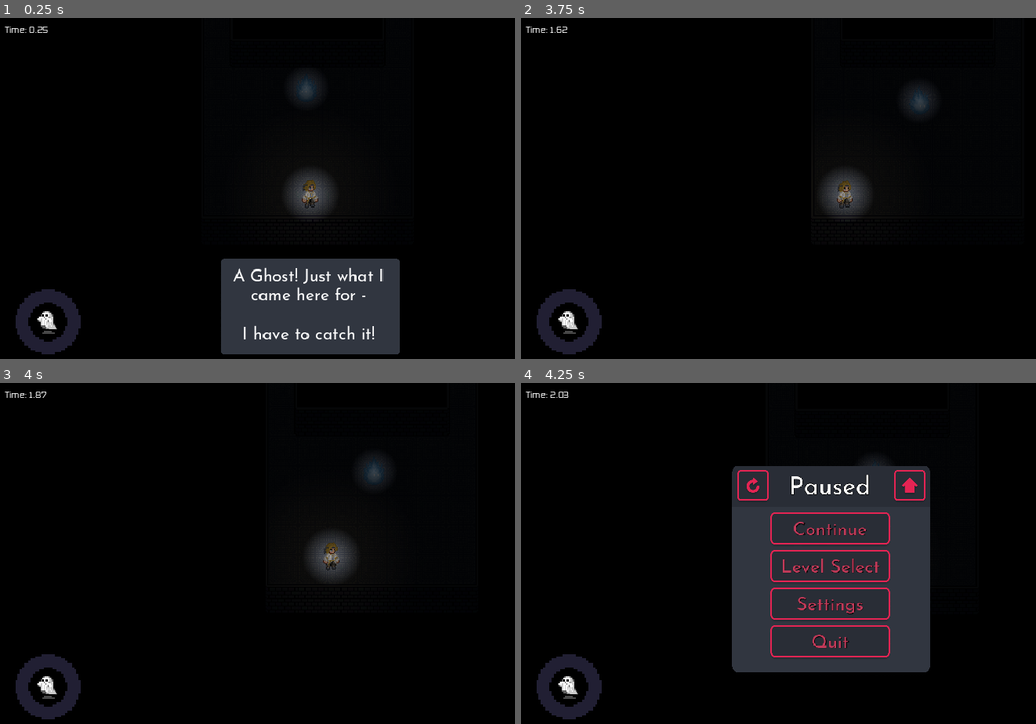
Above: before the commit, frames 1-4 (two rows, left to right).
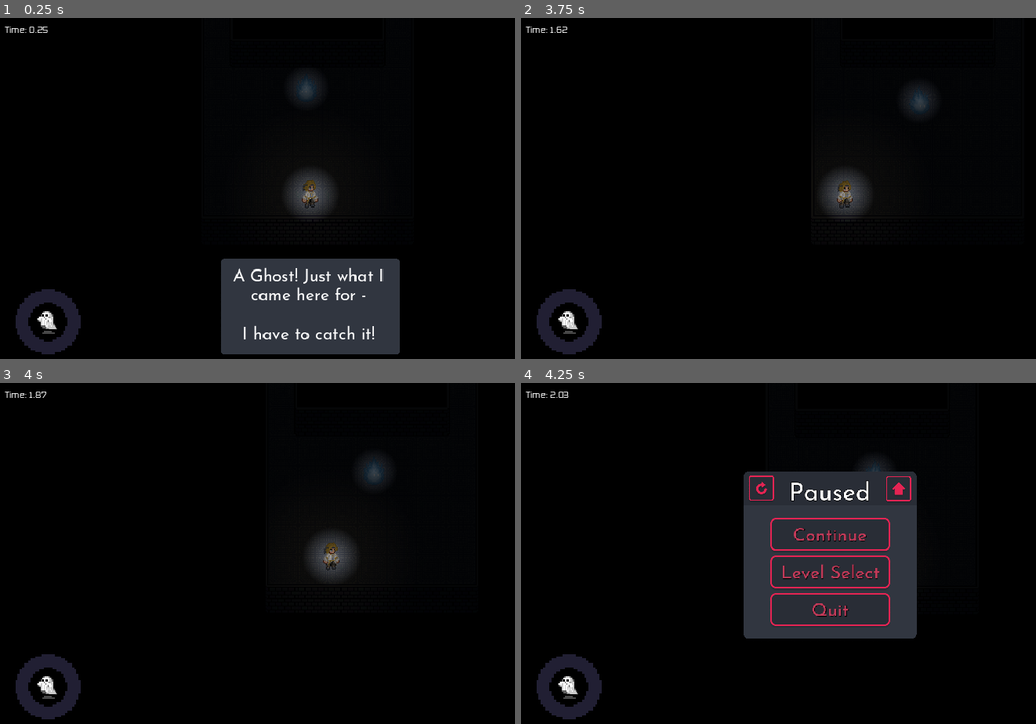
Above: after the commit, the same moments.

Repository: junyynyyn/Summer-Jam-2024
Game: Godot game, scene res://Scenes/Levels/Level1.tscn
Two runs of this game, one before a commit and one after it. Both use one fixed random seed, a clock stepped at 60 frames per second and the inputs below. This scene is started directly instead of the project's main scene.
Inputs (mouse positions are in pixels of both pictures, inside the frame that each line leads up to):
- Up to frame 1 (0.25 s): no input
- Up to frame 2 (3.75 s): tap E at 0.5, 2.75, 3.6 s; move the mouse to (969, 178) at 0.52 s; hold D (right) 0.53-1.25 s; click (969, 178) at 0.6 s; tap W (up) at 0.77 s; tap Enter at 1.25, 2, 3.5 s; drag from (706, 212) to (855, 195) at 1.27 s; move the mouse to (891, 116) at 2.02 s; hold A (left) 2.03-2.75 s; tap R at 2.1 s; drag from (799, 263) to (644, 140) at 2.77 s; move the mouse to (1020, 246) at 3.52 s; hold D (right) from 3.53 s (still down)
- Up to frame 3 (4 s): keep holding D (right); tap W (up) at 3.77 s
- Up to frame 4 (4.25 s): keep holding D (right); tap Escape at 4.15 s

Frames 1-3 are identical in both runs. In frame 4, 9.8% of the frame differs, in the area x 40-80%, y 24-85%.

Commit message:
removed settings from pause menu

Diff:
--- a/UniMelb Game Jam/Scenes/Menus/pause_menu.tscn
+++ b/UniMelb Game Jam/Scenes/Menus/pause_menu.tscn
@@ -14,8 +14,8 @@
 anchors_preset = 15
 anchor_right = 1.0
 anchor_bottom = 1.0
-offset_top = 1.0
-offset_bottom = 1.0
+offset_top = 12.0
+offset_bottom = 12.0
 grow_horizontal = 2
 grow_vertical = 2
 size_flags_horizontal = 4
@@ -27,10 +27,10 @@
 anchors_preset = -1
 anchor_right = 1.0
 anchor_bottom = 1.0
-offset_left = 391.0
+offset_left = 412.0
 offset_top = 151.0
-offset_right = -269.0
-offset_bottom = 19.0
+offset_right = -309.0
+offset_bottom = -80.0
 grow_horizontal = 2
 grow_vertical = 2
 scale = Vector2(0.75, 0.75)
@@ -63,10 +63,10 @@
 
 [node name="Restart" type="TextureButton" parent="."]
 layout_mode = 2
-offset_left = 401.0
-offset_top = 159.0
-offset_right = 463.0
-offset_bottom = 221.0
+offset_left = 422.0
+offset_top = 158.0
+offset_right = 473.0
+offset_bottom = 209.0
 texture_normal = ExtResource("4_nr443")
 texture_hover = ExtResource("5_ua0qb")
 ignore_texture_size = true
@@ -74,10 +74,10 @@
 
 [node name="Home" type="TextureButton" parent="."]
 layout_mode = 2
-offset_left = 689.0
+offset_left = 674.0
 offset_top = 159.0
-offset_right = 751.0
-offset_bottom = 221.0
+offset_right = 725.0
+offset_bottom = 210.0
 texture_normal = ExtResource("6_qf21i")
 texture_hover = ExtResource("7_k5xbh")
 ignore_texture_size = true
@@ -141,32 +141,6 @@
 horizontal_alignment = 1
 vertical_alignment = 1
 
-[node name="Settings" type="TextureButton" parent="GridContainer"]
-layout_mode = 2
-texture_normal = ExtResource("3_nsh44")
-
-[node name="Label3" type="Label" parent="GridContainer/Settings"]
-layout_mode = 1
-anchors_preset = 8
-anchor_left = 0.5
-anchor_top = 0.5
-anchor_right = 0.5
-anchor_bottom = 0.5
-offset_left = -146.0
-offset_top = -36.0
-offset_right = 147.0
-offset_bottom = 44.0
-grow_horizontal = 2
-grow_vertical = 2
-theme_override_colors/font_color = Color(0.764706, 0.231373, 0.352941, 1)
-theme_override_colors/font_shadow_color = Color(0, 0, 0, 1)
-theme_override_fonts/font = ExtResource("2_4mm67")
-theme_override_font_sizes/font_size = 45
-text = "Settings
-"
-horizontal_alignment = 1
-vertical_alignment = 1
-
 [node name="Quit" type="TextureButton" parent="GridContainer"]
 layout_mode = 2
 texture_normal = ExtResource("3_nsh44")
@@ -197,5 +171,4 @@
 [connection signal="pressed" from="Home" to="." method="_on_home_pressed"]
 [connection signal="pressed" from="GridContainer/Continue" to="." method="_on_continue_pressed"]
 [connection signal="pressed" from="GridContainer/Level Select" to="." method="_on_level_select_pressed"]
-[connection signal="pressed" from="GridContainer/Settings" to="." method="_on_settings_pressed"]
 [connection signal="pressed" from="GridContainer/Quit" to="." method="_on_quit_pressed"]
--- a/UniMelb Game Jam/Scripts/pause_menu.gd
+++ b/UniMelb Game Jam/Scripts/pause_menu.gd
@@ -23,9 +23,6 @@
 	SceneTransition.change_scene("res://Scenes/Menus/Level Select.tscn")
 
 
-func _on_settings_pressed():
-	SceneTransition.change_scene("res://Scenes/Menus/Settings.tscn")
-
 func _on_quit_pressed():
 	get_tree().quit()
 
